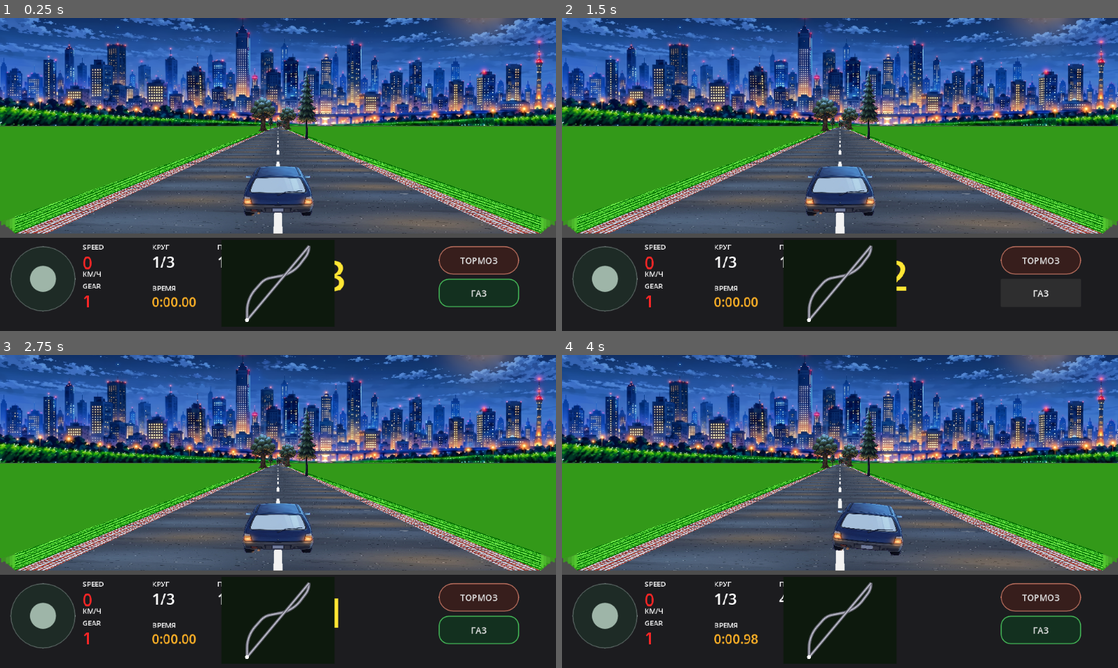
Above: before the commit, frames 1-4 (two rows, left to right).
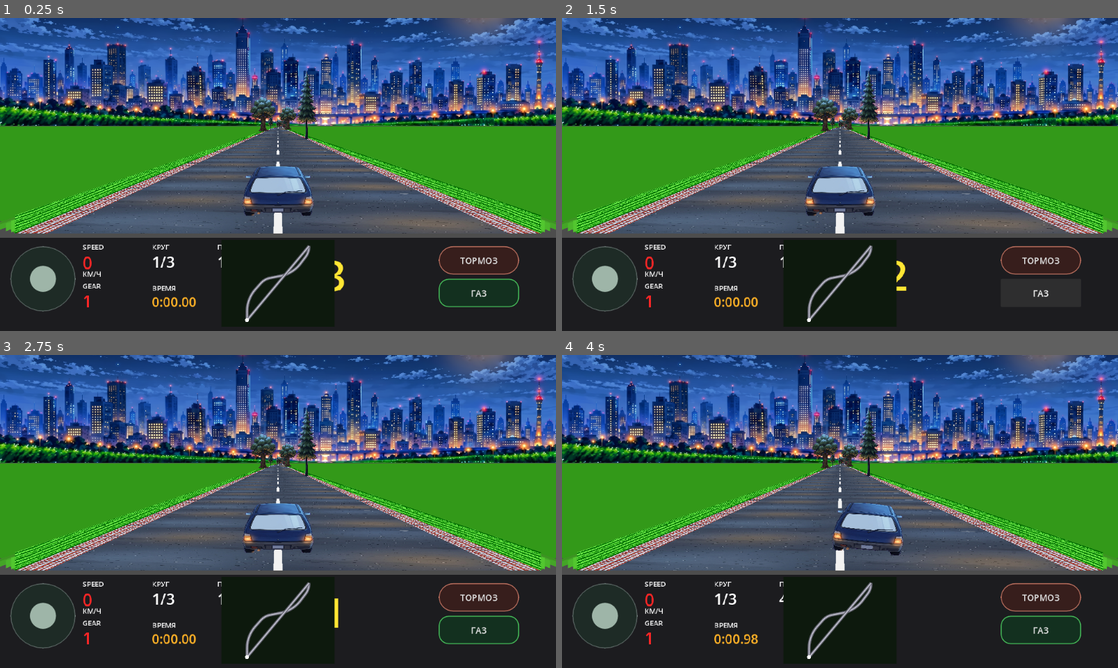
Above: after the commit, the same moments.

Repository: masterofmagic234/Arkon
Game: Godot game, scene res://scenes/level2_pseudo3d.tscn
The game is run twice, just before and just after one commit, with the same random seed, the same clock (stepped at 60 frames per second) and the same inputs.
Inputs (mouse positions are in pixels of both pictures, inside the frame that each line leads up to):
- Up to frame 1 (0.25 s): no input
- Up to frame 2 (1.5 s): click "ТОРМОЗ" at 0.5 s; click "ГАЗ" at 1.25 s
- Up to frame 3 (2.75 s): tap Enter at 2 s; move the mouse to (400, 495) at 2.02 s; hold D (race_right) from 2.03 s (still down); click (400, 495) at 2.17 s
- Up to frame 4 (4 s): release D (race_right) at 2.75 s; tap Space at 2.75 s; drag from (728, 527) to (812, 574) at 2.77 s; tap Enter at 3.5 s; move the mouse to (895, 442) at 3.52 s; hold D (race_right) from 3.53 s (still down)

The runs differ from the first frame. In frame 1, 1.8% of the frame differs, in the area x 0-100%, y 35-69%; in frame 2, 1.8%; in frame 3, 1.8%; in frame 4, 1.8%.

Commit message:
Increase roadside terrace separation for visible layered walls

Diff:
--- a/scripts/race_renderer_pseudo3d.gd
+++ b/scripts/race_renderer_pseudo3d.gd
@@ -274,9 +274,13 @@
     # Tiers are deliberately spread both sideways and vertically.
     # The old profile put all five faces almost on top of each other, while
     # the 420-unit nearest wall visually occluded the other four.
-    var wall_offsets := [7.0, 45.0, 95.0, 155.0, 230.0]
-    var wall_bases := [0.0, 42.0, 78.0, 108.0, 132.0]
-    var wall_heights := [280.0, 210.0, 155.0, 105.0, 70.0]
+    # The walls must occupy visibly different lateral bands on screen.
+    # Their previous offsets were still too small after perspective scaling:
+    # 230 world units became only a few dozen pixels at the camera. Spread
+    # the tiers much farther apart and give each one a real vertical face.
+    var wall_offsets := [7.0, 70.0, 155.0, 260.0, 390.0]
+    var wall_bases := [0.0, 18.0, 38.0, 60.0, 84.0]
+    var wall_heights := [300.0, 190.0, 130.0, 90.0, 62.0]
 
     # Broad solid field first. It is deliberately untextured to avoid the
     # radial UV artifact from the old screen-edge trapezoid.
